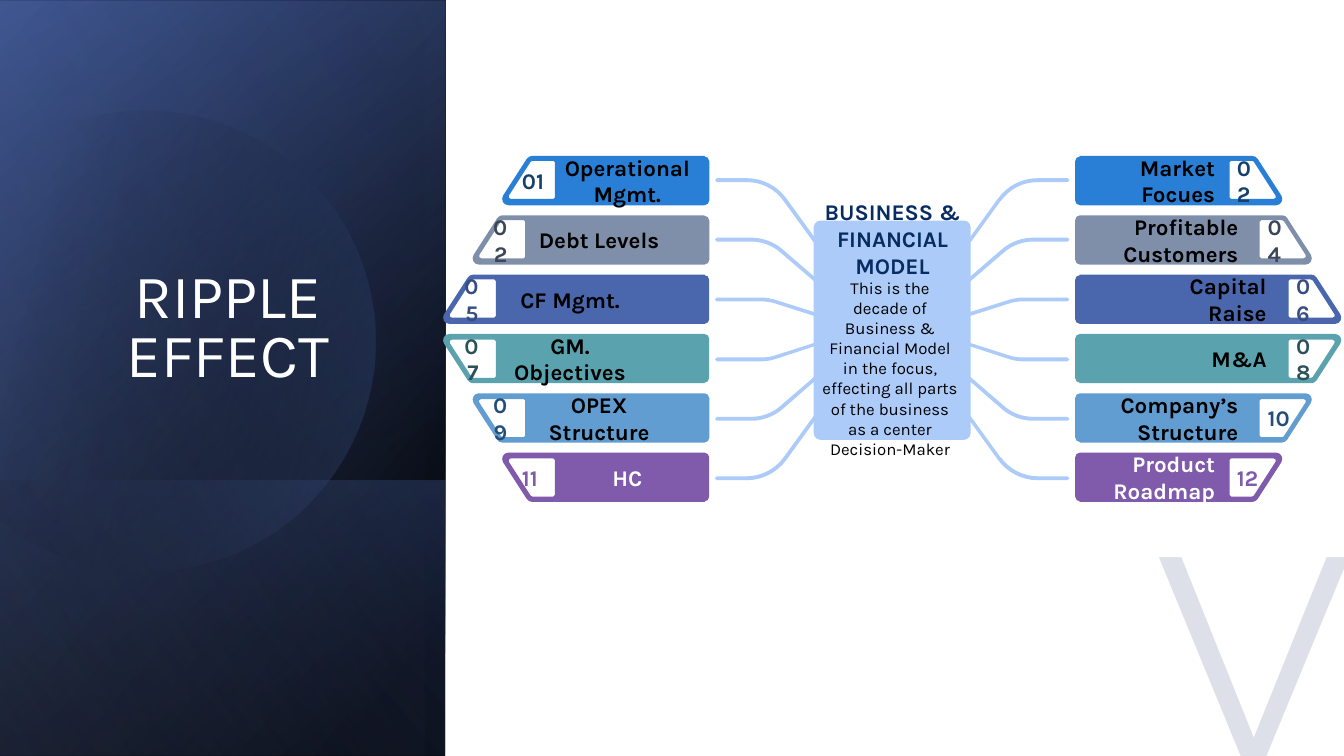
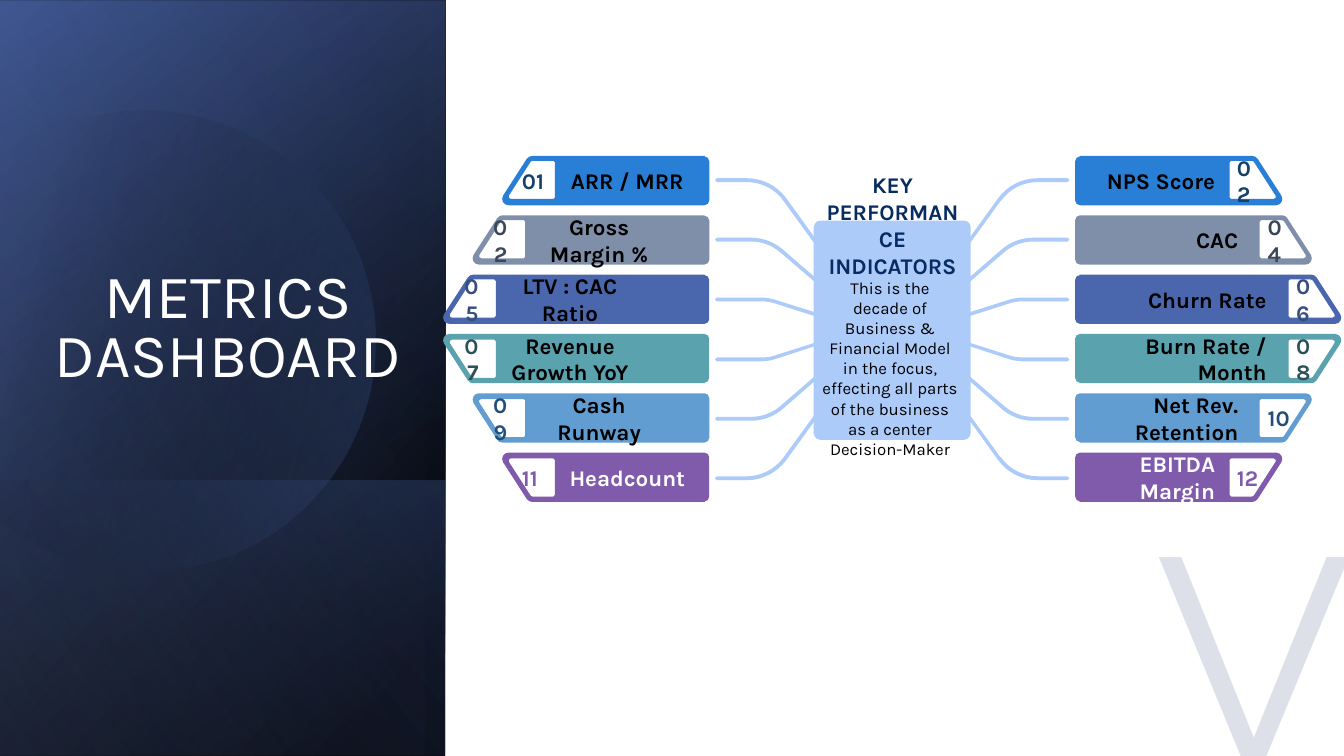
Before and after one commit to Vision-Virtue/Vision-Virtue, a slide deck: slide 6 of VisionVirtue_PPT_Template.pptx. Drawn at 1344x756 pixels with LibreOffice and Linux fonts; fonts in the diff are those of the drawing. Boxes give left, top, right and bottom in pixels: in the first picture for what was removed or moved away, otherwise in the second. Text is boxed around its words. In the diff, an @@ line names an element or a change of style, - is before the commit and + after.

```diff
--- a/VisionVirtue_PPT_Template.pptx
+++ b/VisionVirtue_PPT_Template.pptx
@@ text at [571, 174, 683, 189]: text changed @@
-Operational Mgmt.
+ARR / MRR
@@ text at [829, 178, 957, 275]: text changed @@
-BUSINESS & FINANCIAL MODEL
+KEY PERFORMANCE INDICATORS
@@ text at [1107, 174, 1215, 190]: text changed @@
-Market Focues
+NPS Score
@@ text at [550, 214, 629, 268]: text changed @@
-Debt Levels
+Gross Margin %
@@ text at [1196, 233, 1238, 249]: text changed @@
-Profitable Customers
+CAC
@@ text at [55, 278, 401, 378]: text changed @@
-RIPPLE EFFECT
+METRICS DASHBOARD
@@ text at [523, 274, 617, 328]: text changed @@
-CF Mgmt.
+LTV : CAC Ratio
@@ text at [1148, 292, 1266, 309]: text changed @@
-Capital Raise
+Churn Rate
@@ text at [511, 333, 628, 387]: text changed @@
-GM. Objectives
+Revenue Growth YoY
@@ text at [1145, 333, 1267, 387]: text changed @@
-M&A
+Burn Rate / Month
@@ text at [557, 392, 641, 446]: text changed @@
-OPEX Structure
+Cash Runway
@@ text at [1135, 392, 1239, 446]: text changed @@
-Company’s Structure
+Net Rev. Retention
@@ text at [570, 470, 686, 487]: text changed @@
-HC
+Headcount
@@ text at [1140, 452, 1216, 506]: text changed @@
-Product Roadmap
+EBITDA Margin
```
Also in this commit, not shown: 12 other slides changed.
